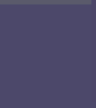
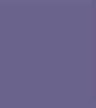
Layered file, before and after one edit (96×108). Changes by layer:
painted on "Layer 1" over [0, 0, 96, 108]
